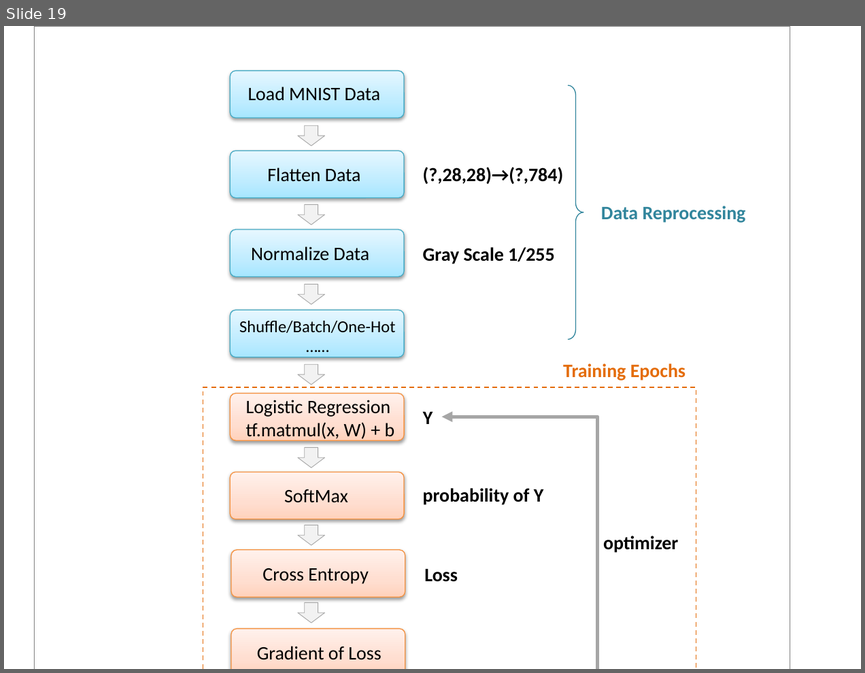
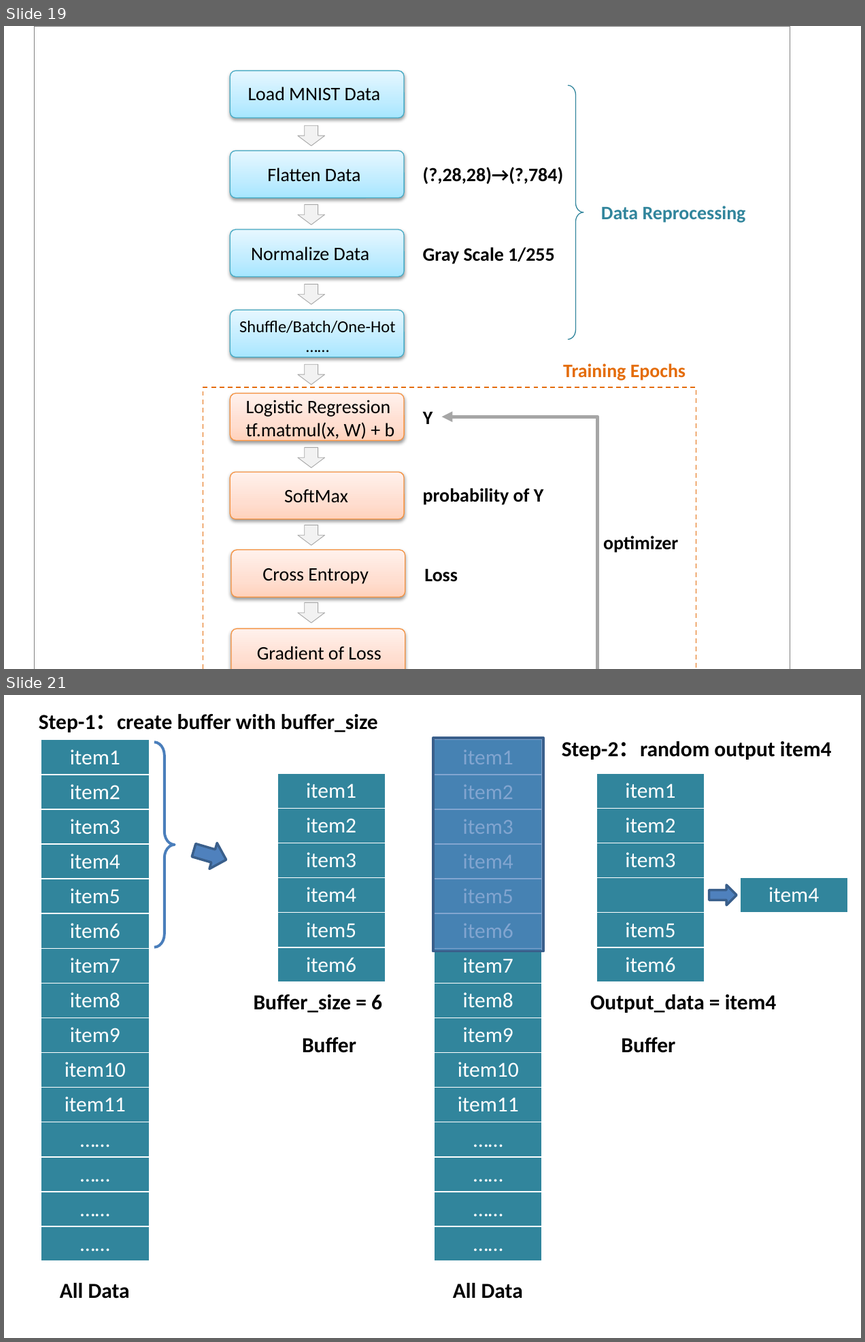
Before and after one commit to zhamppx97/TensorFlow.NET-Tutorials, a slide deck: ppt/tf.reduce_mean.pptx. Shown one above the other, each under a label of ours: slide 19 before the commit, slides 19 and 21 after it; the slides between them are not shown. The pictures are 865x673 and 865x1342 pixels, drawn with LibreOffice and Linux fonts; fonts in the diff are those of the drawing. Boxes give left, top, right and bottom in pixels: in the first picture for what was removed or moved away, otherwise in the second. Text is boxed around its words. In the diff, an @@ line names an element or a change of style, - is before the commit and + after.

```diff
--- a/ppt/tf.reduce_mean.pptx
+++ b/ppt/tf.reduce_mean.pptx
@@ slide 21 added at (4,695,861,1338), background #FFFFFF @@
@@ text added at (39,714,378,732), 18 pt, text #000000, bold @@
+Step-1：create buffer with buffer_size
@@ table added at (41,740,149,1261), 15 rows, 1 columns @@
+item1
+item2
+item3
+item4
+item5
+item6
+item7
+item8
+item9
+item10
+item11
+……
+……
+……
+……
@@ right brace added at (154,742,175,947), outline #4B7EBC 2.25 pt @@
@@ rectangle added at (433,738,544,951), fill #4F81BD at 71% opacity, outline #3A5F8C 2 pt @@
@@ table added at (434,740,542,1261), 15 rows, 1 columns @@
+item1
+item2
+item3
+item4
+item5
+item6
+item7
+item8
+item9
+item10
+item11
+……
+……
+……
+……
@@ text added at (562,741,832,760), 18 pt, text #000000, bold @@
+Step-2：random output item4
@@ table added at (277,774,385,982), 6 rows, 1 columns @@
+item1
+item2
+item3
+item4
+item5
+item6
@@ table added at (596,774,704,982), 6 rows, 1 columns @@
+item1
+item2
+item3
+
+item5
+item6
@@ right arrow added at (190,837,230,872), fill #4F81BD, outline #3A5F8C 2 pt @@
@@ table added at (740,877,848,913), 1 rows, 1 columns @@
+item4
@@ right arrow added at (709,885,736,906), fill #4F81BD, outline #3A5F8C 2 pt @@
@@ text added at (254,994,382,1013), 18 pt, text #000000, bold @@
+Buffer_size = 6
@@ text added at (590,994,776,1013), 18 pt, text #000000, bold @@
+Output_data = item4
@@ text added at (302,1037,356,1053), 18 pt, text #000000, bold @@
+Buffer
@@ text added at (621,1037,675,1053), 18 pt, text #000000, bold @@
+Buffer
@@ text added at (60,1283,130,1298), 18 pt, text #000000, bold @@
+All Data
@@ text added at (453,1283,523,1298), 18 pt, text #000000, bold @@
+All Data
```
Also in this commit, not shown: 12 other slides added, 11 other files.
